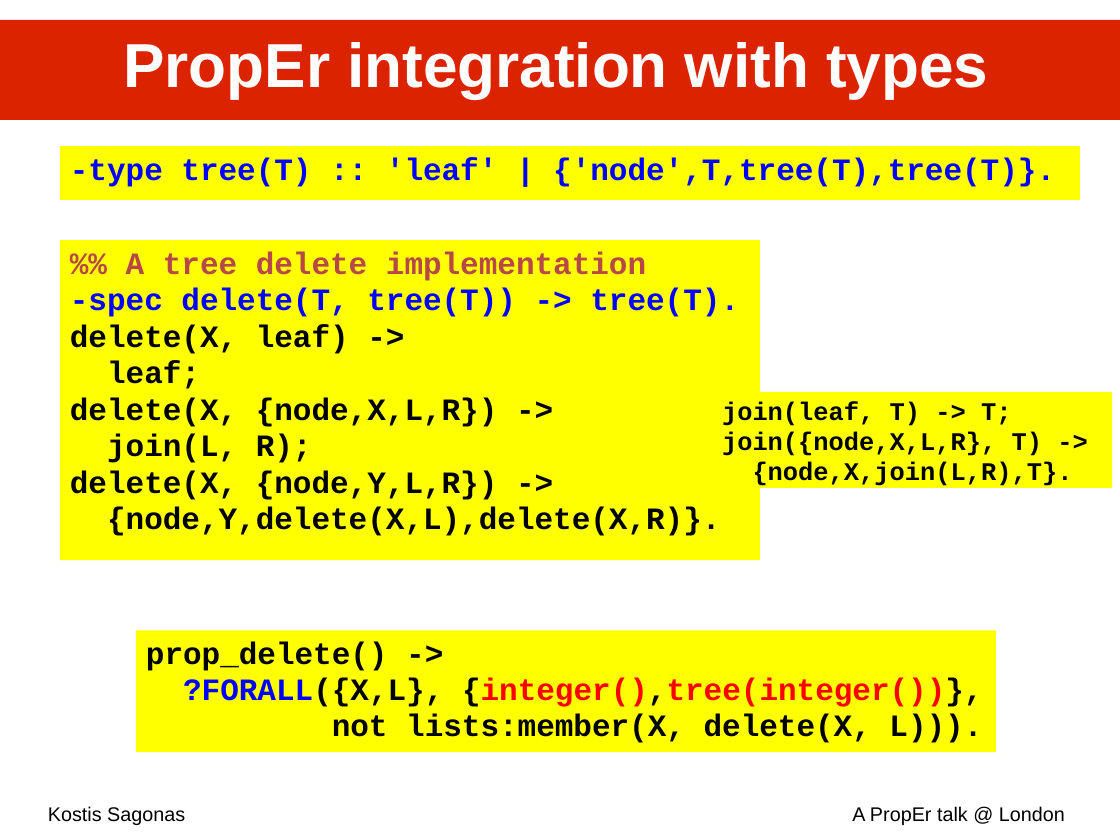
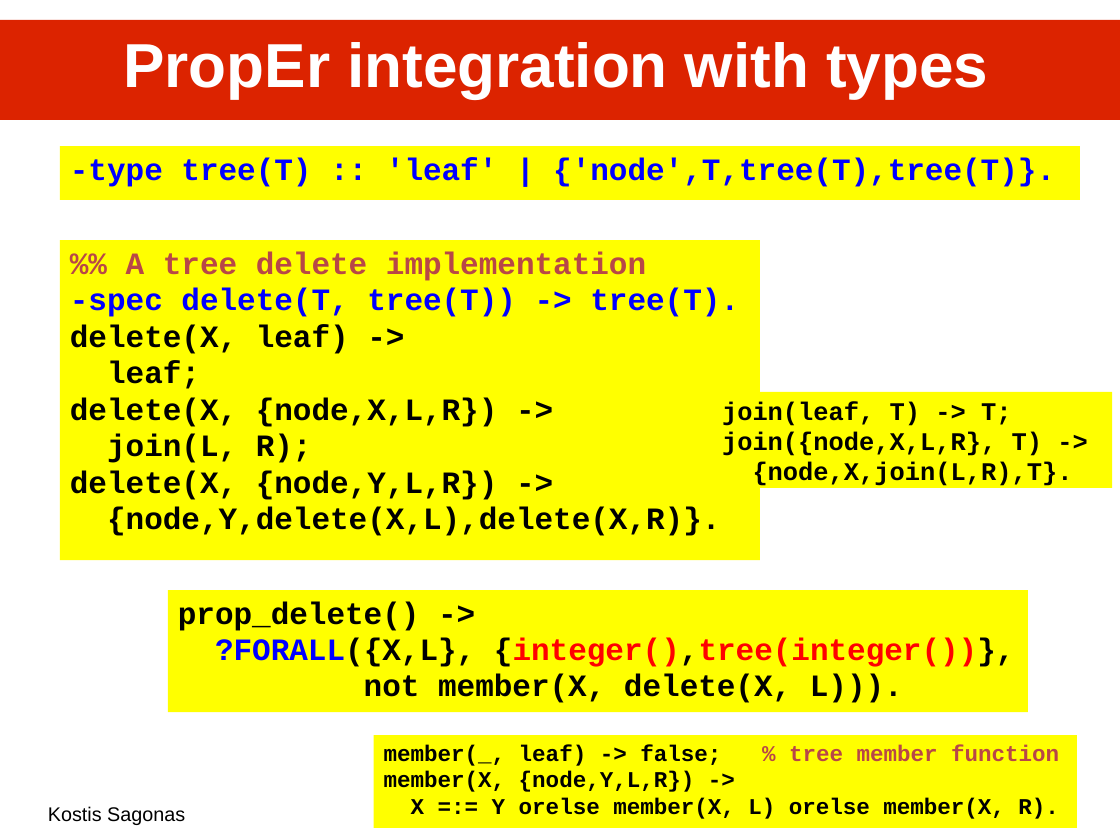
Before and after one commit to proper-testing/proper-testing.github.io, a slide deck: slide 14 of private/proper_talk@London-11.ppt. Drawn at 1120x840 pixels with LibreOffice and Linux fonts; fonts in the diff are those of the drawing. Boxes give left, top, right and bottom in pixels: in the first picture for what was removed or moved away, otherwise in the second. Text is boxed around its words. In the diff, an @@ line names an element or a change of style, - is before the commit and + after.

Commit message:
New versions of talks correcting a small copy-paste error on tree delete example

```diff
--- a/private/proper_talk@London-11.ppt
+++ b/private/proper_talk@London-11.ppt
@@ rectangle "prop_delete() ->": place and size @@
-rectangle "prop_delete() ->" at bbox=[136, 630, 997, 752]
+rectangle "prop_delete() ->" at bbox=[168, 590, 1029, 712]
@@ text in rectangle at bbox=[364, 674, 903, 703]: text changed @@
-not lists:member(X, delete(X, L))).
+not member(X, delete(X, L))).
@@ rectangle added at bbox=[374, 736, 1077, 828], fill #FFFF00, 16 pt, text #000000, bold @@
+member(_, leaf) -> false; % tree member function
+member(X, {node,Y,L,R}) ->
+X =:= Y orelse member(X, L) orelse member(X, R).
```
Also in this commit, not shown: 1 other slide changed, 3 other files.
